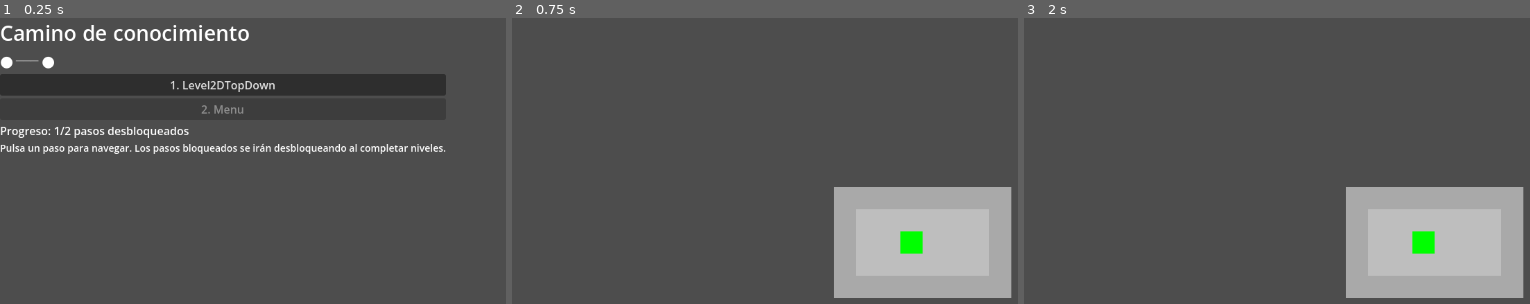
Above: before the commit, frames 1-3 (left to right).
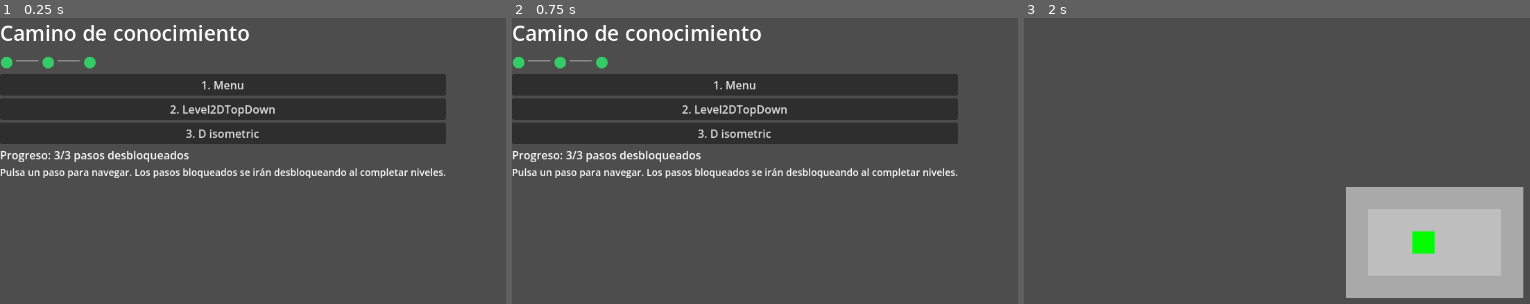
Above: after the commit, the same moments.

Repository: raultm/learn-godot
Game: Godot game, scene res://scenes/001-menu/menu.tscn
The game is run twice, just before and just after one commit, with the same random seed, the same clock (stepped at 60 frames per second) and the same inputs.
Inputs (mouse positions are in pixels of both pictures, inside the frame that each line leads up to):
- Up to frame 1 (0.25 s): no input
- Up to frame 2 (0.75 s): click (734, 83) at 0.5 s, where only the run before the commit has a clickable "1. Level2DTopDown"
- Up to frame 3 (2 s): click (1246, 109) at 1.25 s, where only the run after the commit has a clickable "2. Level2DTopDown"

The runs differ from the first frame. In frame 1, 11% of the frame differs, in the area x 0-89%, y 13-56%; in frame 2, 36%, in the area x 0-99%, y 2-98%; in frame 3, nothing differs.

Commit message:
feat: :sparkles: arreglo menu y genero visualizacion isometrica

Diff:
--- /dev/null
+++ b/2d_isometric.tscn
@@ -0,0 +1,6 @@
+[gd_scene format=3 uid="uid://bsc6v5w8hdyec"]
+
+[ext_resource type="Script" uid="uid://ckfluh4qe5ur5" path="res://scenes/003-2d-isometric/2d_isometric.gd" id="1_nks4l"]
+
+[node name="2dIsometric" type="Node2D" unique_id=198374111]
+script = ExtResource("1_nks4l")
--- a/scenes/001-menu/menu.gd
+++ b/scenes/001-menu/menu.gd
@@ -49,9 +49,8 @@
 		return
 
 	all_scenes = _sort_scene_path_list(all_scenes)
-	max_unlocked = _load_progress()
-	if max_unlocked >= all_scenes.size():
-		max_unlocked = all_scenes.size() - 1
+	# Modo vista de camino estático: no desbloqueos necesarios
+	max_unlocked = all_scenes.size() - 1
 
 	_update_progress_info()
 	_render_path_line()
@@ -81,18 +80,13 @@
 	return result
 
 func _sort_scene_path_list(list_paths: Array) -> Array:
-	list_paths.sort_custom(Callable(self, "_scene_path_cmp"))
+	# Orden por ruta completa para respetar prefijos 001-, 002-, 003- en carpetas
+	list_paths.sort()
 	return list_paths
 
+# Ya no hace falta comparator custom
 func _scene_path_cmp(a, b):
-	var a_name = a.get_file().get_basename()
-	var b_name = b.get_file().get_basename()
-	var a_key = _extract_order_key(a_name)
-	var b_key = _extract_order_key(b_name)
-	if a_key != b_key:
-		return a_key - b_key
-	return a_name.casecmp_to(b_name)
-
+	return 0
 func _extract_order_key(name: String) -> int:
 	var digits = ""
 	for c in name:
@@ -124,9 +118,8 @@
 		child.queue_free()
 	for i in range(all_scenes.size()):
 		var dot = Label.new()
-		var completed = i <= max_unlocked
 		dot.text = "●"
-		# dot.add_theme_color_override("font_color", completed ? Color(0.2, 0.8, 0.4) : Color(0.6, 0.6, 0.6))
+		dot.add_theme_color_override("font_color", Color(0.2, 0.8, 0.4))
 		dot.add_theme_font_size_override("font_size", 22)
 		path_container.add_child(dot)
 
@@ -146,7 +139,7 @@
 		var button = Button.new()
 		button.text = "%d. %s" % [i + 1, _friendly_scene_name(scene_path)]
 		button.toggle_mode = false
-		button.disabled = i > max_unlocked
+		button.disabled = false  # siempre navegable
 		var cb = Callable(self, "_on_scene_button_pressed").bind(scene_path, i)
 		button.connect("pressed", cb)
 		steps_container.add_child(button)
--- /dev/null
+++ b/scenes/003-2d-isometric/2d-isometric.tscn
@@ -0,0 +1,6 @@
+[gd_scene format=3 uid="uid://dcflfgumwy6gw"]
+
+[ext_resource type="Script" uid="uid://2d_isometric_script" path="res://scenes/003-2d-isometric/2d_isometric.gd" id=1]
+
+[node name="2dIsometric" type="Node2D" unique_id=198374111]
+script = ExtResource(1)
--- /dev/null
+++ b/scenes/003-2d-isometric/2d_isometric.gd
@@ -0,0 +1,147 @@
+extends Node2D
+
+@export var level_path : String
+@export var tile_size : int = 64
+const DEFAULT_LEVEL := "res://levels/level_01.txt"
+
+var grid := []
+var player : CharacterBody2D
+var file_dialog : FileDialog
+
+func _ready() -> void:
+	set_process(true)
+	set_physics_process(true)
+
+	if level_path == "" or level_path == null:
+		level_path = DEFAULT_LEVEL
+
+	print("2D isometric: cargando nivel ", level_path)
+
+	if not load_level(level_path):
+		push_error("No se pudo cargar el nivel: %s" % level_path)
+		return
+
+	print("2D isometric: grid", grid)
+	build_level()
+
+	# FileDialog para cambiar nivel con tecla L
+	file_dialog = FileDialog.new()
+	file_dialog.filters = ["*.txt"]
+	file_dialog.file_selected.connect(_on_file_selected)
+	add_child(file_dialog)
+
+func _process(delta: float) -> void:
+	if player == null:
+		return
+
+	var velocity = Vector2.ZERO
+	if Input.is_action_pressed("ui_up"):
+		velocity.y -= 1
+	if Input.is_action_pressed("ui_down"):
+		velocity.y += 1
+	if Input.is_action_pressed("ui_left"):
+		velocity.x -= 1
+	if Input.is_action_pressed("ui_right"):
+		velocity.x += 1
+
+	if velocity != Vector2.ZERO:
+		velocity = velocity.normalized() * 150
+	player.velocity = velocity
+	player.move_and_slide()
+
+func _input(event):
+	if event is InputEventKey and event.keycode == KEY_L and event.pressed:
+		file_dialog.popup()
+
+func _on_file_selected(path: String) -> void:
+	clear_level()
+	level_path = path
+	if load_level(path):
+		build_level()
+
+func clear_level() -> void:
+	for child in get_children():
+		if child != file_dialog:
+			child.queue_free()
+	player = null
+
+func load_level(path: String) -> bool:
+	if not FileAccess.file_exists(path):
+		push_error("No existe: " + path)
+		return false
+
+	var file = FileAccess.open(path, FileAccess.READ)
+	if file == null:
+		push_error("No se pudo abrir: " + path)
+		return false
+
+	grid.clear()
+	while not file.eof_reached():
+		grid.append(file.get_line())
+	file.close()
+	return true
+
+func build_level() -> void:
+	for y in range(grid.size()):
+		var line = grid[y]
+		for x in range(line.length()):
+			var symbol = line[x]
+			var world_pos = iso_from_cartesian(Vector2(x, y))
+			match symbol:
+				"#":
+					spawn_iso_tile(world_pos, Color(0.2, 0.2, 0.2))
+					spawn_iso_wall(world_pos)
+				".":
+					spawn_iso_tile(world_pos, Color(0.5, 0.5, 0.5))
+				"P":
+					spawn_iso_tile(world_pos, Color(0.5, 0.5, 0.5))
+					spawn_player(world_pos)
+
+func iso_from_cartesian(cart: Vector2) -> Vector2:
+	var half = tile_size * 0.5
+	var x = (cart.x - cart.y) * half
+	var y = (cart.x + cart.y) * (half * 0.5)
+	return Vector2(x, y)
+
+func spawn_iso_tile(pos: Vector2, color: Color) -> void:
+	var poly = Polygon2D.new()
+	var r = tile_size * 0.5
+	poly.polygon = [Vector2(0, -r*0.5), Vector2(r, 0), Vector2(0, r*0.5), Vector2(-r,0)]
+	poly.position = pos
+	poly.color = color
+	add_child(poly)
+
+func spawn_iso_wall(pos: Vector2) -> void:
+	var body = StaticBody2D.new()
+	var collision = CollisionShape2D.new()
+	var shape = RectangleShape2D.new()
+	shape.size = Vector2(tile_size * 0.7, tile_size * 0.7)
+	collision.shape = shape
+	body.position = pos - Vector2(0, tile_size * 0.25)
+	body.add_child(collision)
+	add_child(body)
+
+func spawn_player(pos: Vector2) -> void:
+	player = CharacterBody2D.new()
+	var collision = CollisionShape2D.new()
+	var shape = RectangleShape2D.new()
+	shape.size = Vector2(tile_size * 0.5, tile_size * 0.5)
+	collision.shape = shape
+	player.add_child(collision)
+
+	var rect = ColorRect.new()
+	rect.color = Color(0, 1, 0)
+	rect.size = Vector2(tile_size * 0.5, tile_size * 0.5)
+	rect.position = -rect.size * 0.5
+	player.add_child(rect)
+
+	player.position = pos - Vector2(0, tile_size * 0.15)
+	player.z_index = 10
+
+	var camera = Camera2D.new()
+	camera.enabled = true
+	camera.make_current()
+	camera.zoom = Vector2(0.75, 0.75)
+	player.add_child(camera)
+
+	add_child(player)
Not shown, added: scenes/003-2d-isometric/2d_isometric.gd.uid
